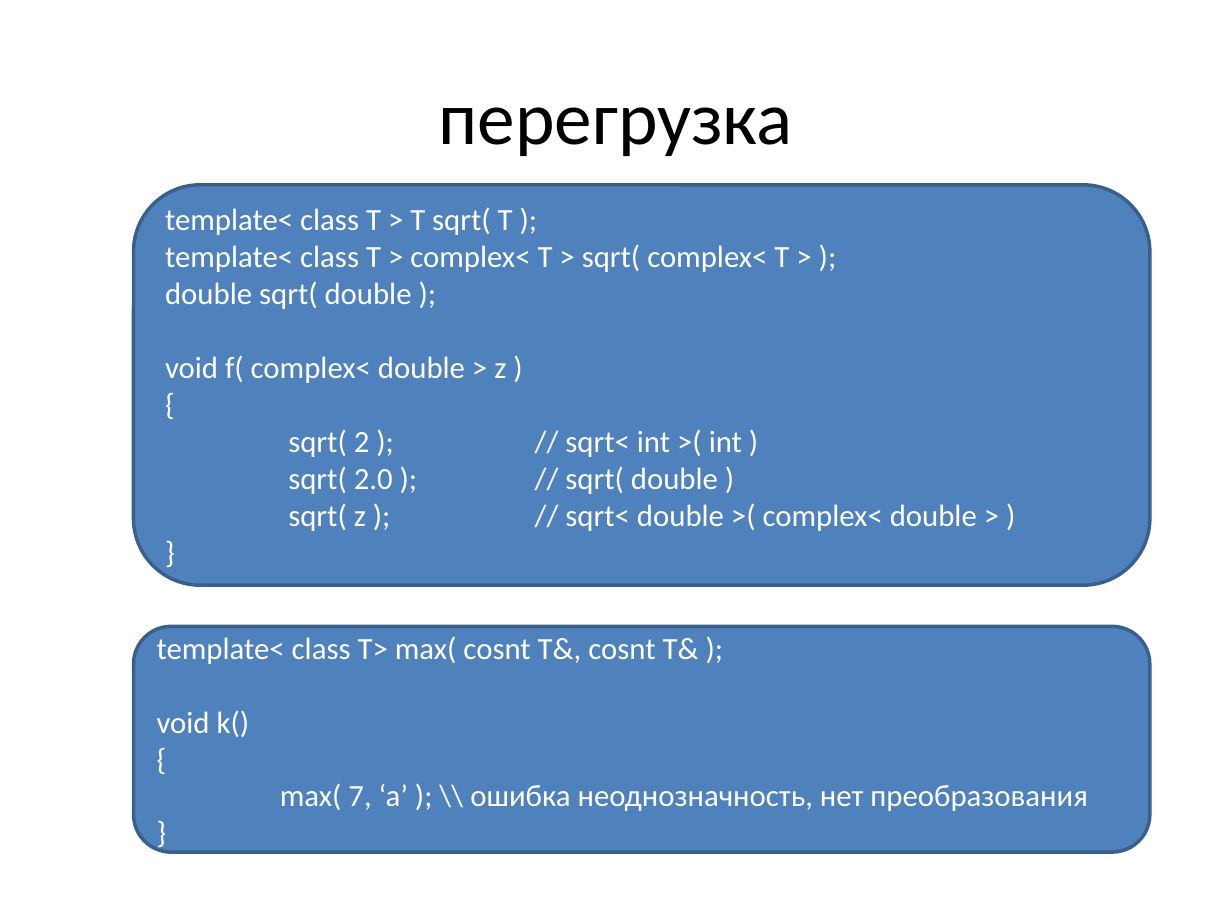
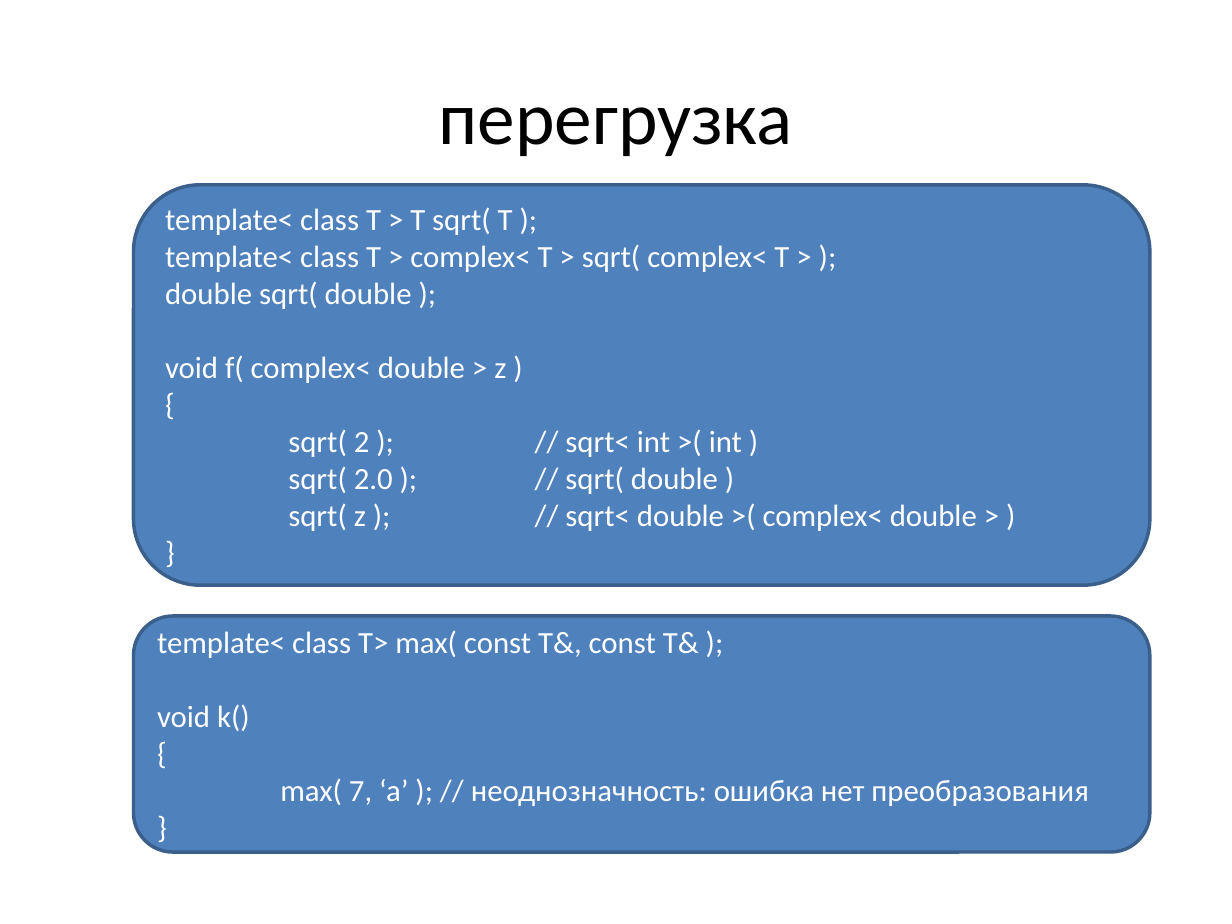
Before and after one commit to tscherkas/cpp_craft_1013, a slide deck: slide 15 of lections/cpp_craft_lec_5_pre.pptx. Drawn at 1232x924 pixels with LibreOffice and Linux fonts; fonts in the diff are those of the drawing. Boxes give left, top, right and bottom in pixels: in the first picture for what was removed or moved away, otherwise in the second. Text is boxed around its words. In the diff, an @@ line names an element or a change of style, - is before the commit and + after.

```diff
--- a/lections/cpp_craft_lec_5_pre.pptx
+++ b/lections/cpp_craft_lec_5_pre.pptx
@@ rounded rectangle "template< class T> max( const ..." resized from (x1=133, y1=626, x2=1149, y2=851) to (x1=133, y1=616, x2=1149, y2=853) @@
@@ text in rounded rectangle at (x1=157, y1=631, x2=699, y2=658): text changed @@
-template< class T> max( cosnt T&, cosnt T& );
+template< class T> max( const T&, const T& );
@@ text in rounded rectangle at (x1=280, y1=779, x2=1088, y2=806): text changed @@
-max( 7, ‘a’ ); \\ ошибка неоднозначность, нет преобразования
+max( 7, ‘a’ ); // неоднозначность: ошибка нет преобразования
```
Also in this commit, not shown: 8 other slides changed, 4 other files.
